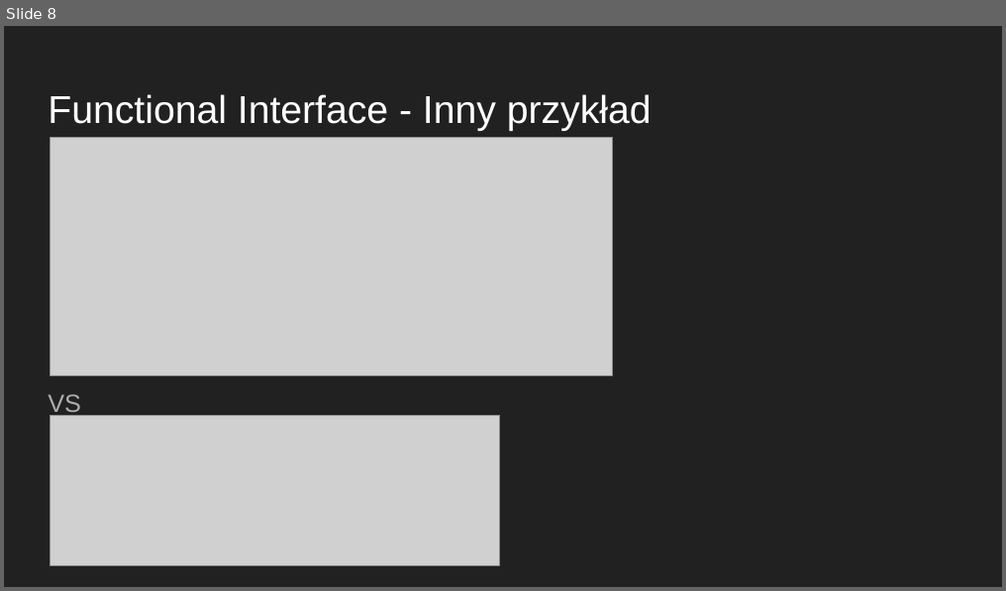
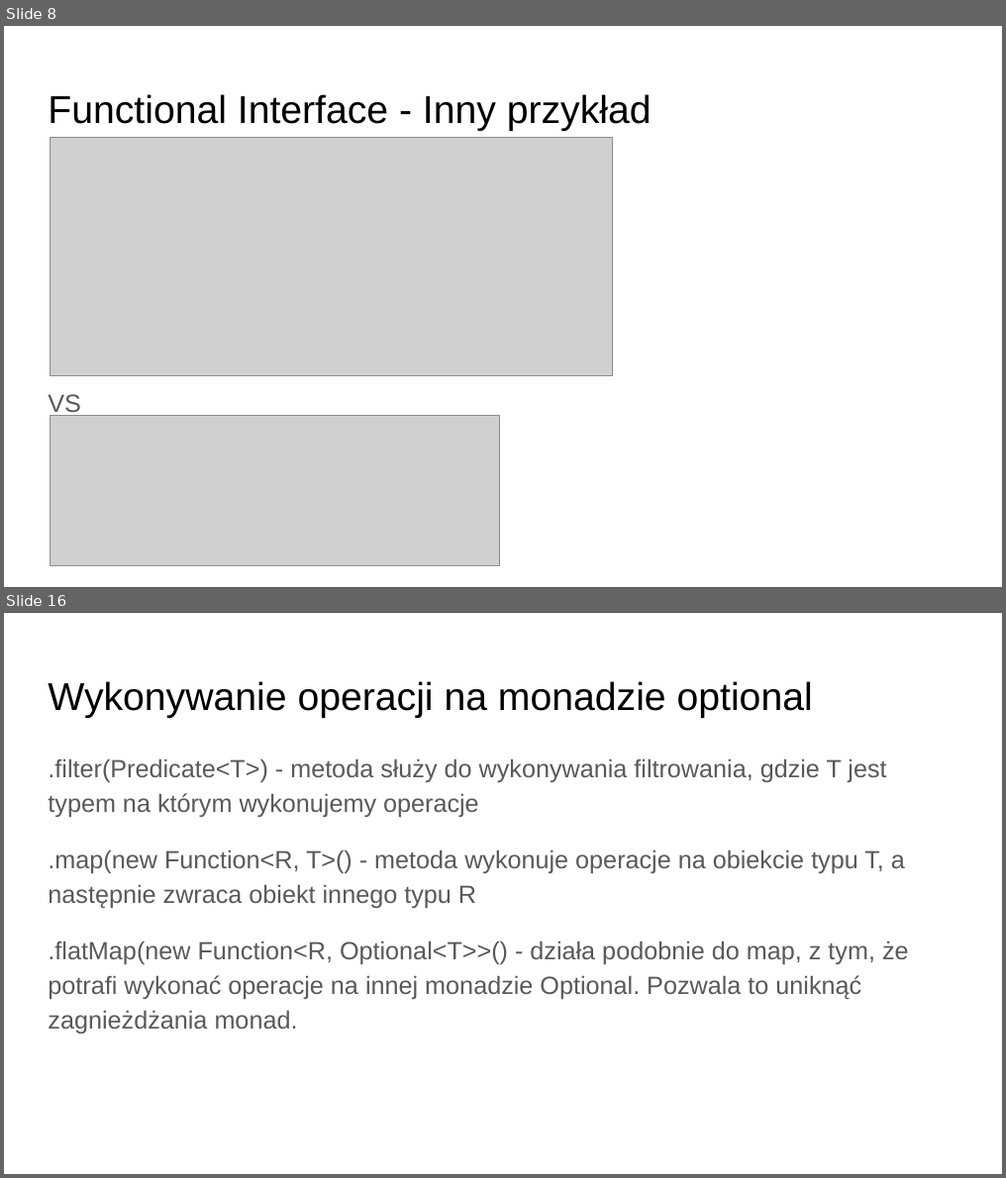
Before and after one commit to jkornacki/java8Lambda, a slide deck: Java8.pptx. Shown one above the other, each under a label of ours: slide 8 before the commit, slides 8 and 16 after it; the slides between them are not shown. The pictures are 1006x591 and 1006x1178 pixels, drawn with LibreOffice and Linux fonts; fonts in the diff are those of the drawing; grey boxes stand for pictures. Boxes give left, top, right and bottom in pixels: in the first picture for what was removed or moved away, otherwise in the second. Text is boxed around its words. In the diff, an @@ line names an element or a change of style, - is before the commit and + after.

```diff
--- a/Java8.pptx
+++ b/Java8.pptx
@@ slide 16 added at [4,613,1002,1174], background #FFFFFF @@
@@ title added at [48,681,813,718], 28 pt, text #000000 @@
+Wykonywanie operacji na monadzie optional
@@ text added at [48,759,909,1034], 18 pt, text #595959 @@
+.filter(Predicate<T>) - metoda służy do wykonywania filtrowania, gdzie T jest typem na którym wykonujemy operacje
+.map(new Function<R, T>() - metoda wykonuje operacje na obiekcie typu T, a następnie zwraca obiekt innego typu R
+.flatMap(new Function<R, Optional<T>>() - działa podobnie do map, z tym, że potrafi wykonać operacje na innej monadzie Optional. Pozwala to uniknąć zagnieżdżania monad.
@@ slide 8 changed as well @@
@@ background #212121 to #FFFFFF @@
@@ title "Functional Interface - Inny przykład" at [48,94,651,131]: text colour #FFFFFF to #000000 @@
@@ text "VS" at [48,394,81,418]: text colour #ADADAD to #595959 @@
```
Also in this commit, not shown: 9 other slides changed, 12 other slides added, 2 slides removed, 4 other files.
